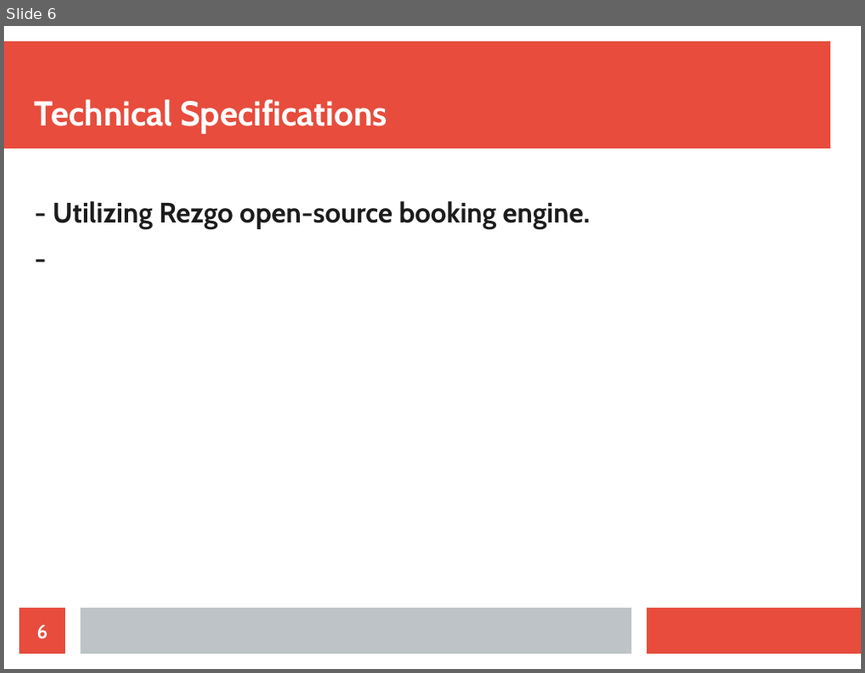
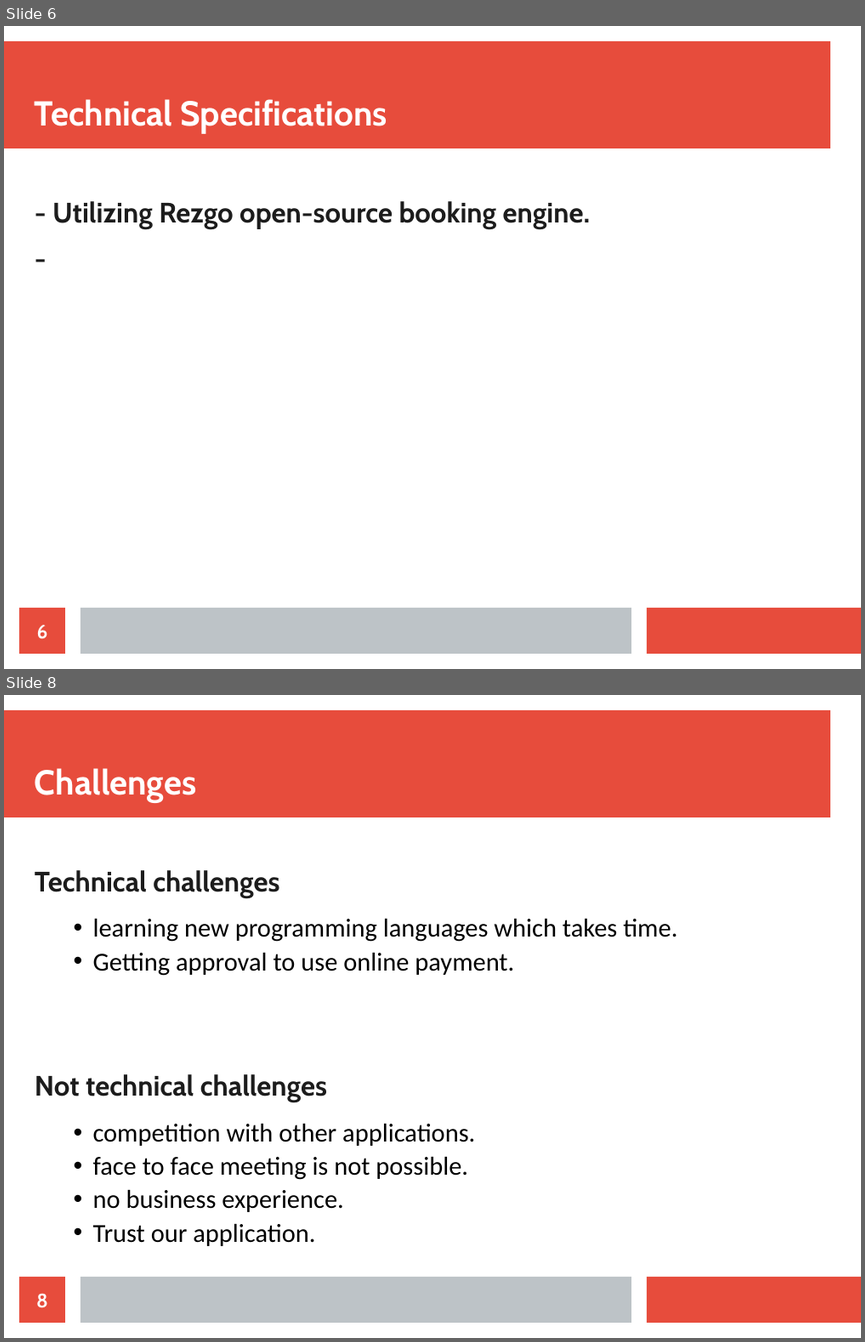
Before and after one commit to Aliii98/osoc19, a slide deck: OSOC-proposal.odp. Shown one above the other, each under a label of ours: slide 6 before the commit, slides 6 and 8 after it; the slides between them are not shown. The pictures are 865x673 and 865x1342 pixels, drawn with LibreOffice and Linux fonts; fonts in the diff are those of the drawing. Boxes give left, top, right and bottom in pixels: in the first picture for what was removed or moved away, otherwise in the second. Text is boxed around its words. In the diff, an @@ line names an element or a change of style, - is before the commit and + after.

Commit message:
add market and challenges sections

```diff
--- a/OSOC-proposal.odp
+++ b/OSOC-proposal.odp
@@ slide 8 added at (x1=4, y1=695, x2=861, y2=1338), background #FFFFFF; not listed: 3 template elements that a slide beside it also shows @@
@@ title added at (x1=35, y1=768, x2=196, y2=803), 32 pt, text #FFFFFF, bold @@
+Challenges
@@ text added at (x1=35, y1=870, x2=677, y2=1246), 24 pt, text #000000 @@
+Technical challenges
+  • learning new programming languages which takes time.
+  • Getting approval to use online payment.
+Not technical challenges
+  • competition with other applications.
+  • face to face meeting is not possible.
+  • no business experience.
+  • Trust our application.
@@ page number added at (x1=19, y1=1276, x2=65, y2=1322), fill #E74C3C, 18 pt, text #FFFFFF, bold @@
+8
```
Also in this commit, not shown: 5 other slides changed, 1 other slide added, 2 slides removed.
